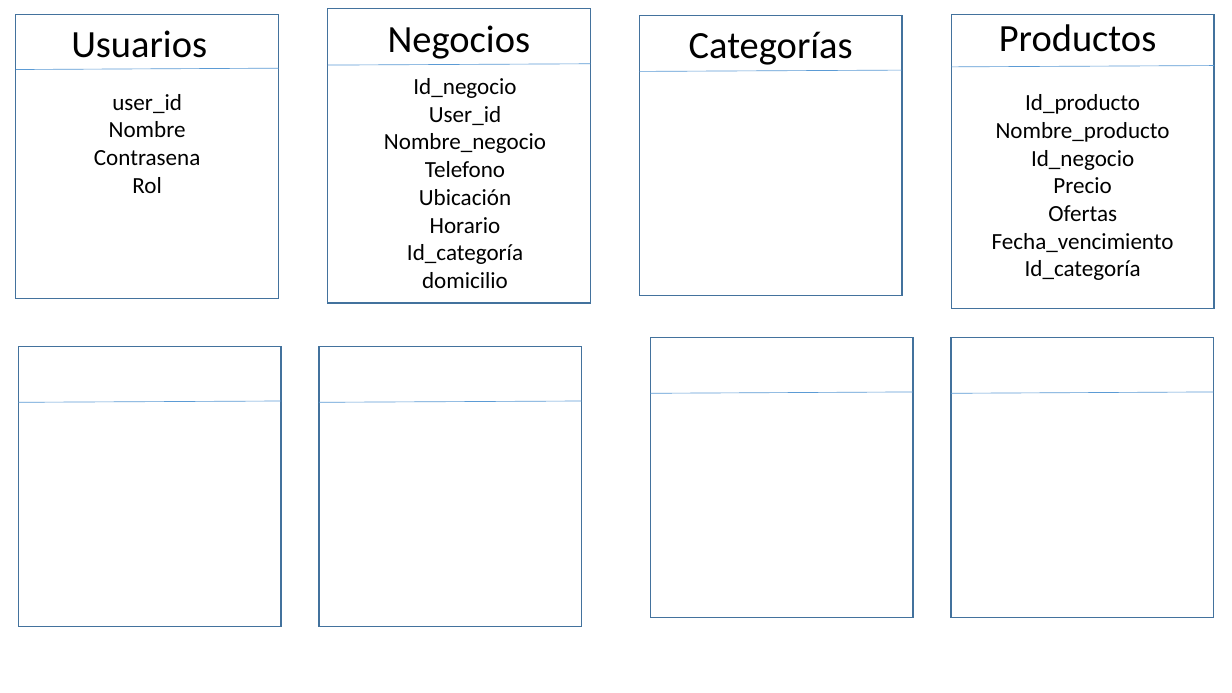
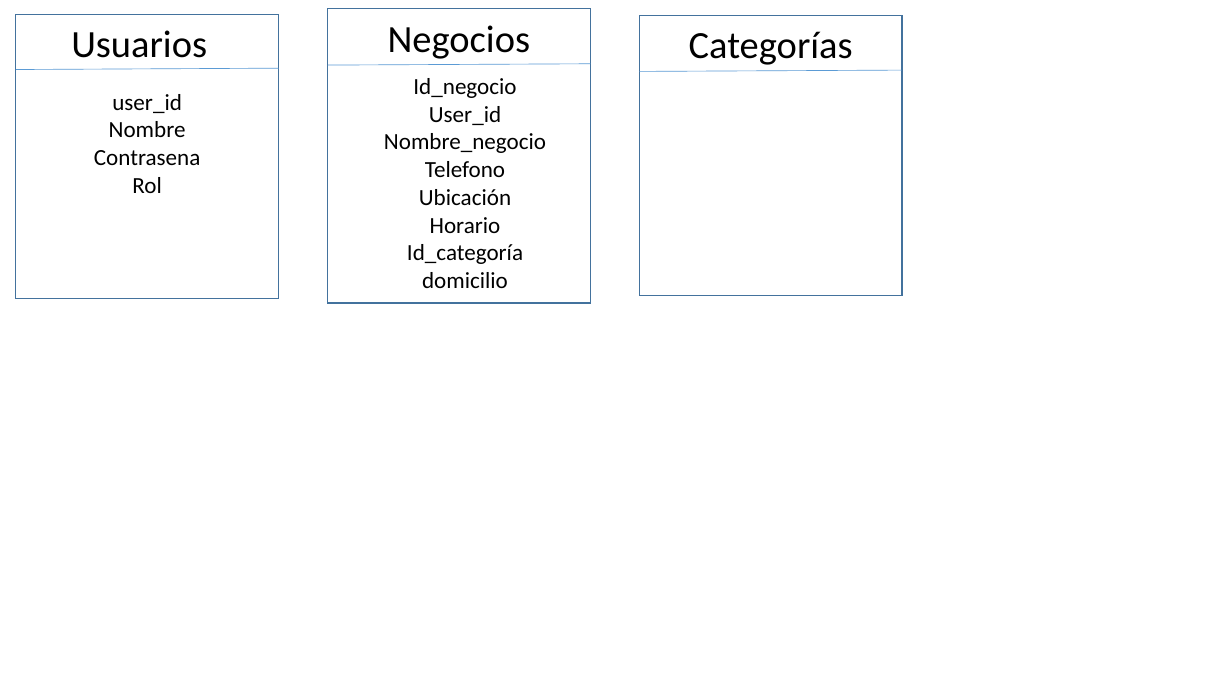
Before and after one commit to xngxllw/Efimarket, a slide deck: slide 1 of Bases de Datos y Documentación/tabla Efi Market.pptx. Drawn at 1232x693 pixels with LibreOffice and Linux fonts; fonts in the diff are those of the drawing. Boxes give left, top, right and bottom in pixels: in the first picture for what was removed or moved away, otherwise in the second. Text is boxed around its words. In the diff, an @@ line names an element or a change of style, - is before the commit and + after.

```diff
--- a/Bases de Datos y Documentación/tabla Efi Market.pptx
+++ b/Bases de Datos y Documentación/tabla Efi Market.pptx
@@ rectangle removed at (952, 15, 1214, 310) @@
@@ text removed at (999, 24, 1156, 52) @@
-Productos
@@ line removed from (1214, 66) to (952, 67) @@
@@ text removed at (992, 94, 1174, 280) @@
-Id_producto
-Nombre_producto
-Id_negocio
-Precio
-Ofertas
-Fecha_vencimiento
-Id_categoría
@@ rectangle removed at (18, 347, 281, 627) @@
@@ rectangle removed at (319, 347, 581, 627) @@
@@ rectangle removed at (651, 337, 913, 617) @@
@@ rectangle removed at (951, 337, 1214, 617) @@
@@ line removed from (281, 401) to (18, 402) @@
@@ line removed from (582, 401) to (319, 402) @@
@@ line removed from (913, 392) to (651, 394) @@
@@ line removed from (1214, 392) to (951, 394) @@
```
Also in this commit, not shown: 2 other files.
